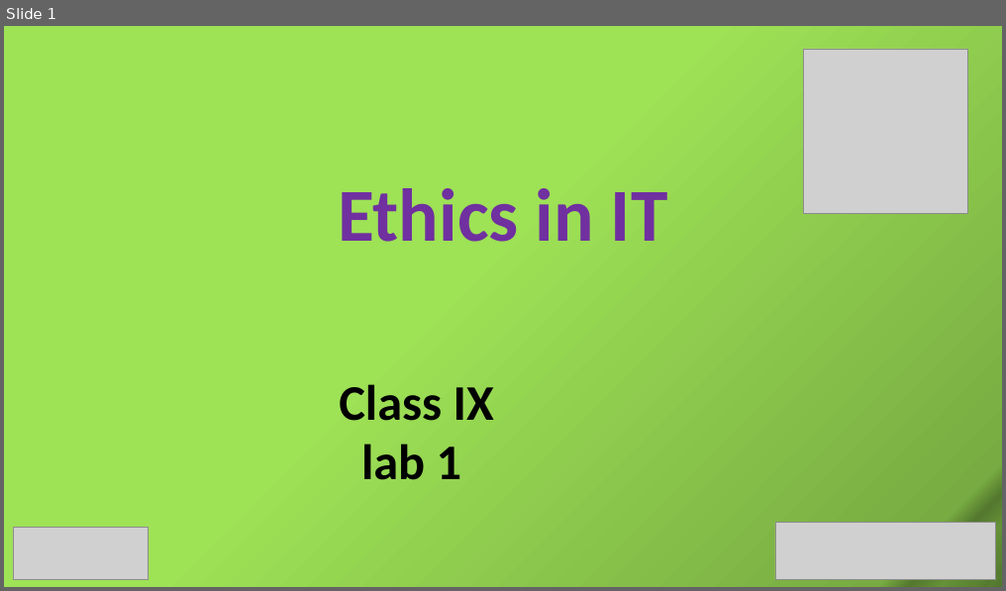
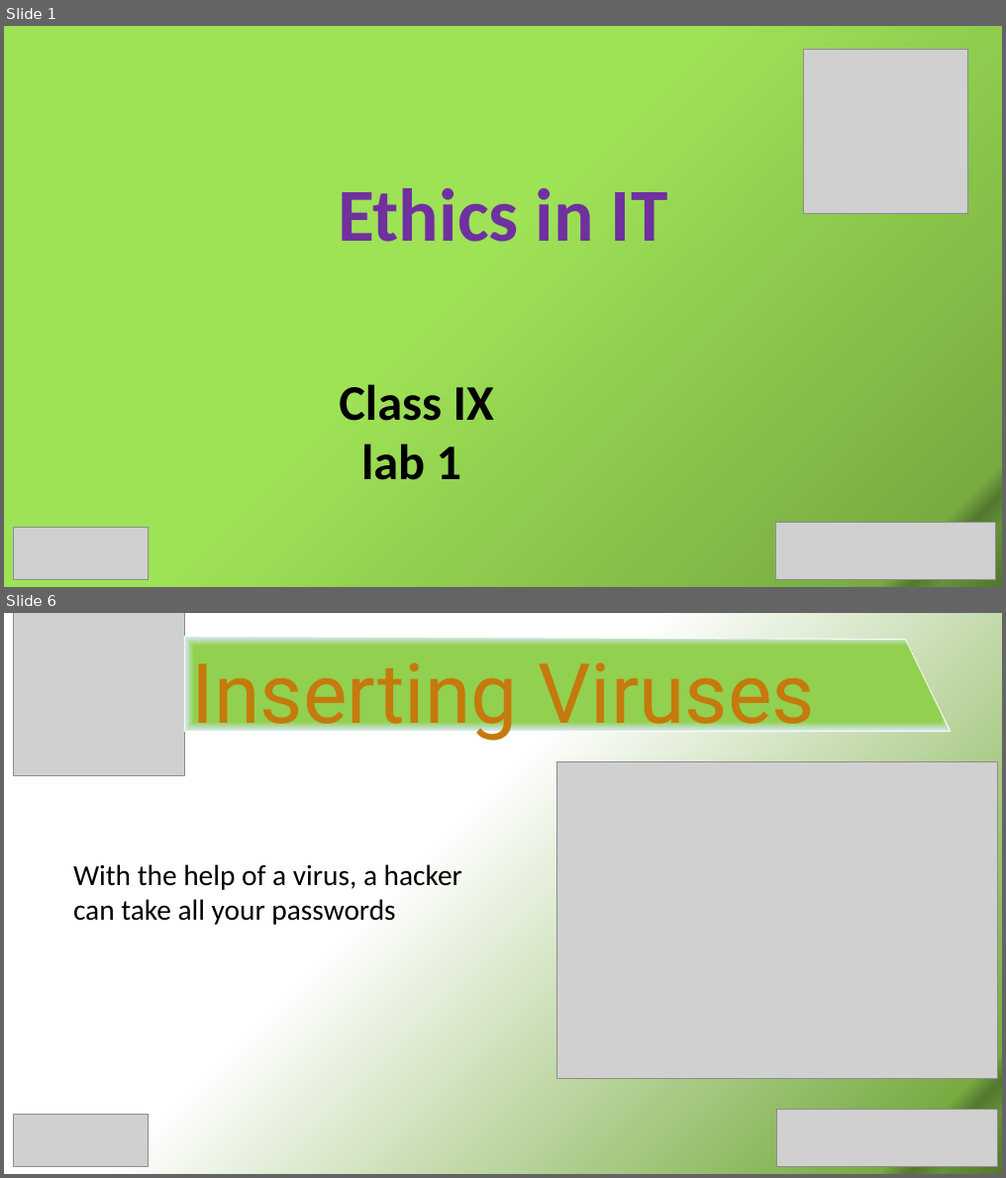
Before and after one commit to SabitDeepto/IIDP, a slide deck: class 10/1.Ethics in IT/2. Presentation/Ethics 1.pptx. Shown one above the other, each under a label of ours: slide 1 before the commit, slides 1 and 6 after it; the slides between them are not shown. The pictures are 1006x591 and 1006x1178 pixels, drawn with LibreOffice and Linux fonts; fonts in the diff are those of the drawing; grey boxes stand for pictures. Boxes give left, top, right and bottom in pixels: in the first picture for what was removed or moved away, otherwise in the second. Text is boxed around its words. In the diff, an @@ line names an element or a change of style, - is before the commit and + after.

```diff
--- a/class 10/1.Ethics in IT/2. Presentation/Ethics 1.pptx
+++ b/class 10/1.Ethics in IT/2. Presentation/Ethics 1.pptx
@@ slide 6 added at (4,613,1002,1174), background gradient #FFFFFF to #78AC42 to #54782E to #659138 to #5C8433 to #557A2F to #577D30 to #52762D @@
@@ picture added at (13,613,184,775) @@
@@ freeform shape added at (184,636,950,731), fill gradient #92D050 to #D8E9FA, outline #FFFFFF 1 pt @@
@@ text added at (192,663,815,743), 80 pt, text #C6790C @@
+Inserting Viruses
@@ picture added at (557,761,997,1078) @@
@@ text added at (73,864,462,925), 28 pt, text #000000 @@
+With the help of a virus, a hacker can take all your passwords
@@ picture added at (13,1115,148,1166) @@
@@ picture added at (776,1109,997,1167) @@
```
Also in this commit, not shown: 1 slide changed, 5 other slides added, 5 slides removed, 5 other files.
